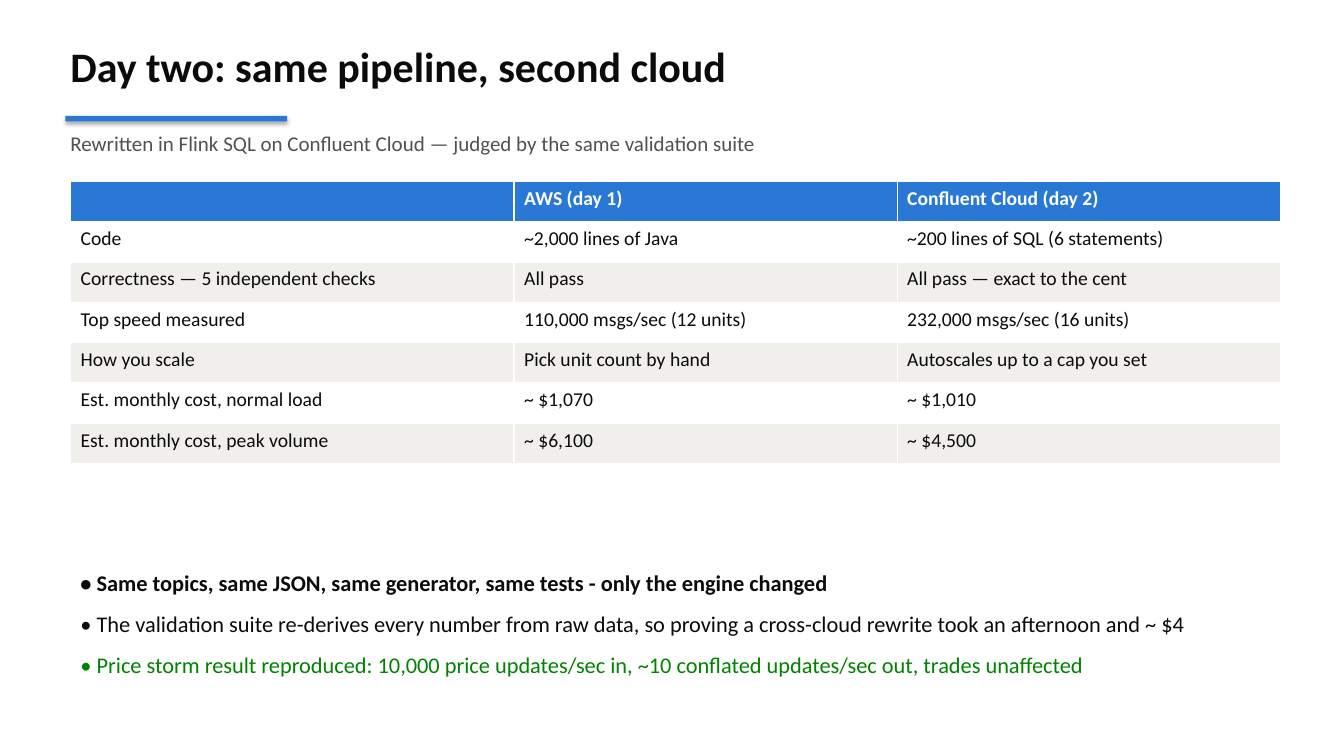
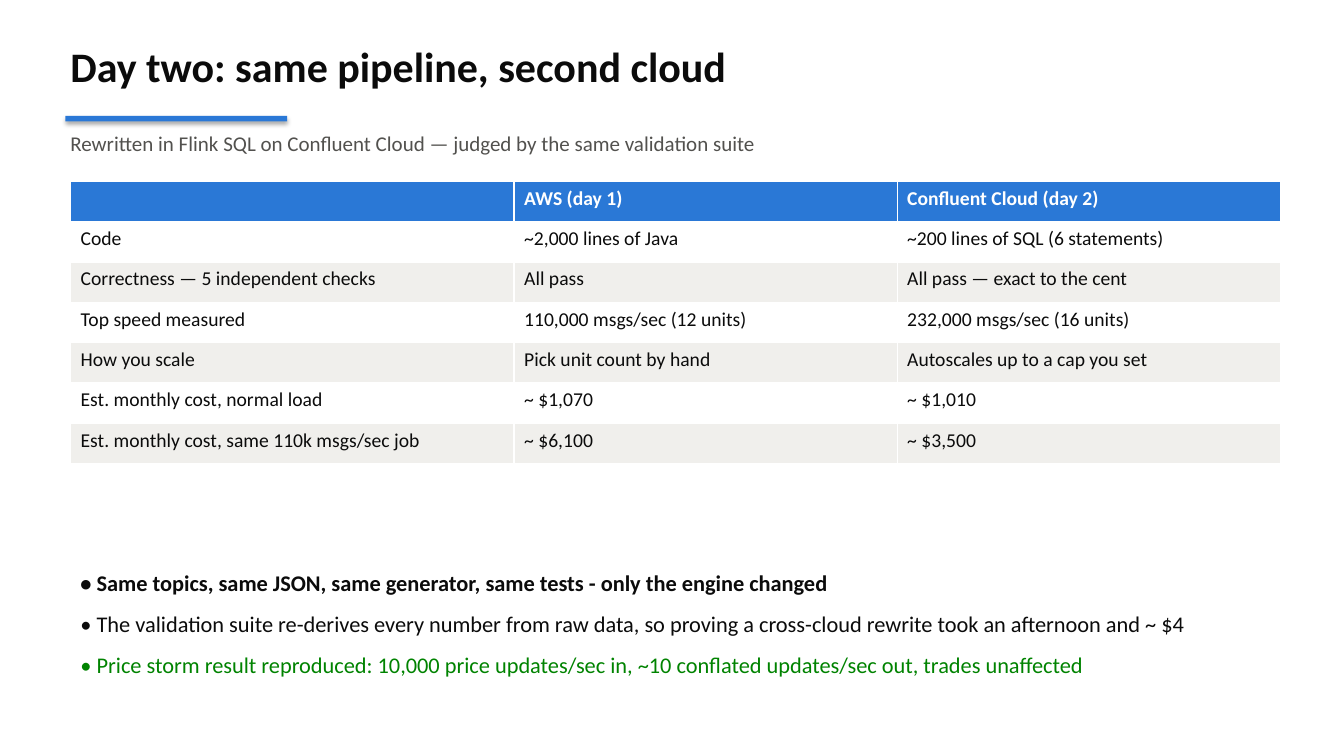
Before and after one commit to jimzucker/flink-fable5, a slide deck: slide 9 of docs/flink-demo-exec-briefing.pptx. Drawn at 1344x756 pixels with LibreOffice and Linux fonts; fonts in the diff are those of the drawing. Boxes give left, top, right and bottom in pixels: in the first picture for what was removed or moved away, otherwise in the second. Text is boxed around its words. In the diff, an @@ line names an element or a change of style, - is before the commit and + after.

```diff
--- a/docs/flink-demo-exec-briefing.pptx
+++ b/docs/flink-demo-exec-briefing.pptx
@@ table at (71,181,1280,464) @@
-row 7, column 1: Est. monthly cost, peak volume
+row 7, column 1: Est. monthly cost, same 110k msgs/sec job
-row 7, column 3: ~ $4,500
+row 7, column 3: ~ $3,500
```
Also in this commit, not shown: 1 other slide changed, 3 other files.
